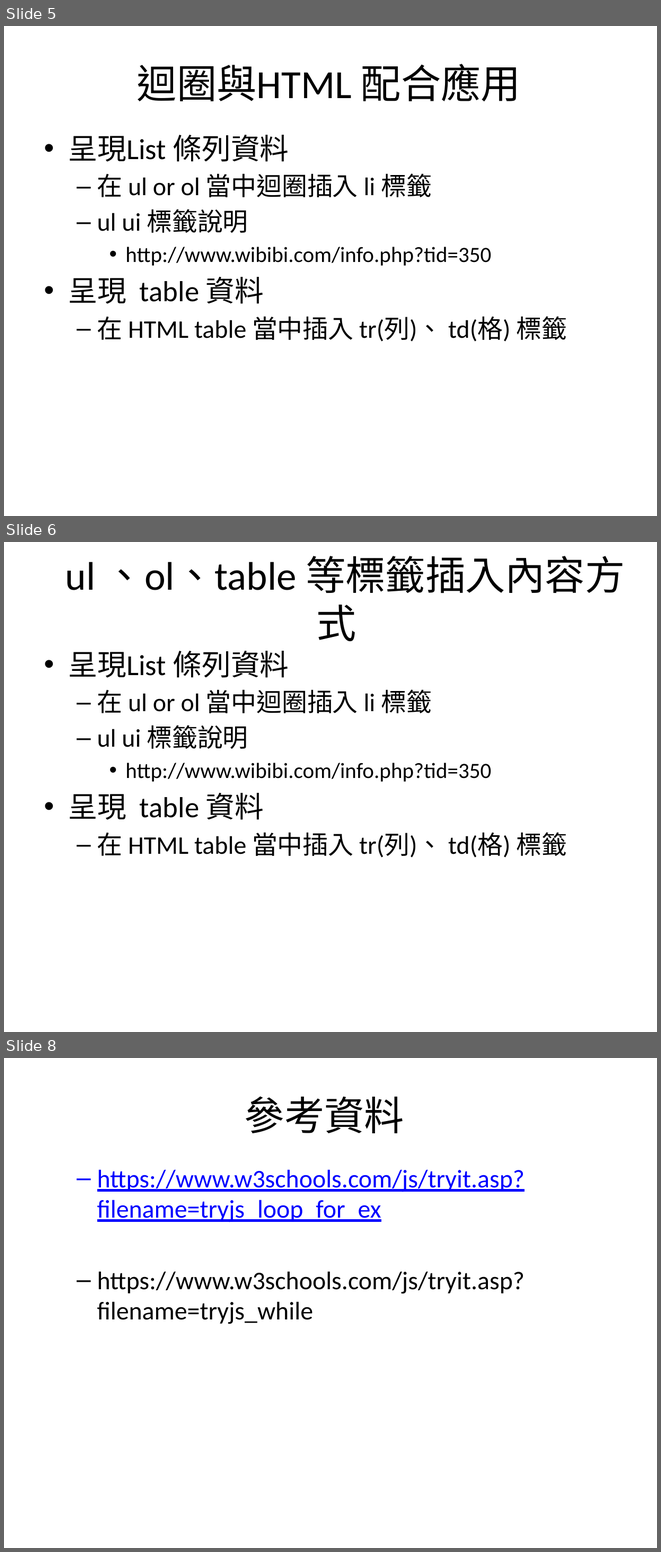
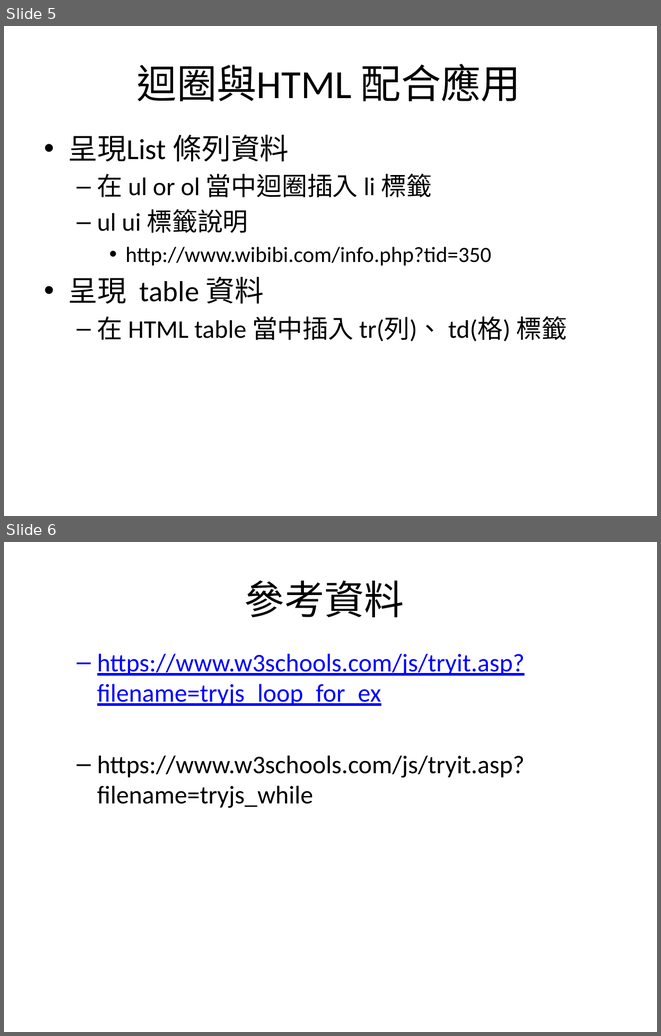
Before and after one commit to mos2718/W1, a slide deck: JS_Basic/4_JSforLoop.pptx. Shown one above the other, each under a label of ours: slides 5, 6 and 8 before the commit, slides 5 and 6 after it; the slides between them are not shown. The pictures are 661x1552 and 661x1036 pixels, drawn with LibreOffice and Linux fonts; fonts in the diff are those of the drawing. Boxes give left, top, right and bottom in pixels: in the first picture for what was removed or moved away, otherwise in the second. Text is boxed around its words. In the diff, an @@ line names an element or a change of style, - is before the commit and + after.

```diff
--- a/JS_Basic/4_JSforLoop.pptx
+++ b/JS_Basic/4_JSforLoop.pptx
@@ slide 6 removed at (4, 542, 657, 1032), background #FFFFFF @@
@@ title removed at (65, 556, 625, 641) @@
-ul 、ol、table 等標籤插入內容方式
@@ text removed at (69, 651, 567, 857) @@
-• 呈現List 條列資料
-  – 在 ul or ol 當中迴圈插入 li 標籤
-  – ul ui 標籤說明
-    • http://www.wibibi.com/info.php?tid=350
-• 呈現 table 資料
-  – 在 HTML table 當中插入 tr(列)、 td(格) 標籤
@@ what was slide 8 is now slide 6 @@
```
Also in this commit, not shown: 1 other slide removed, 1 other file.
